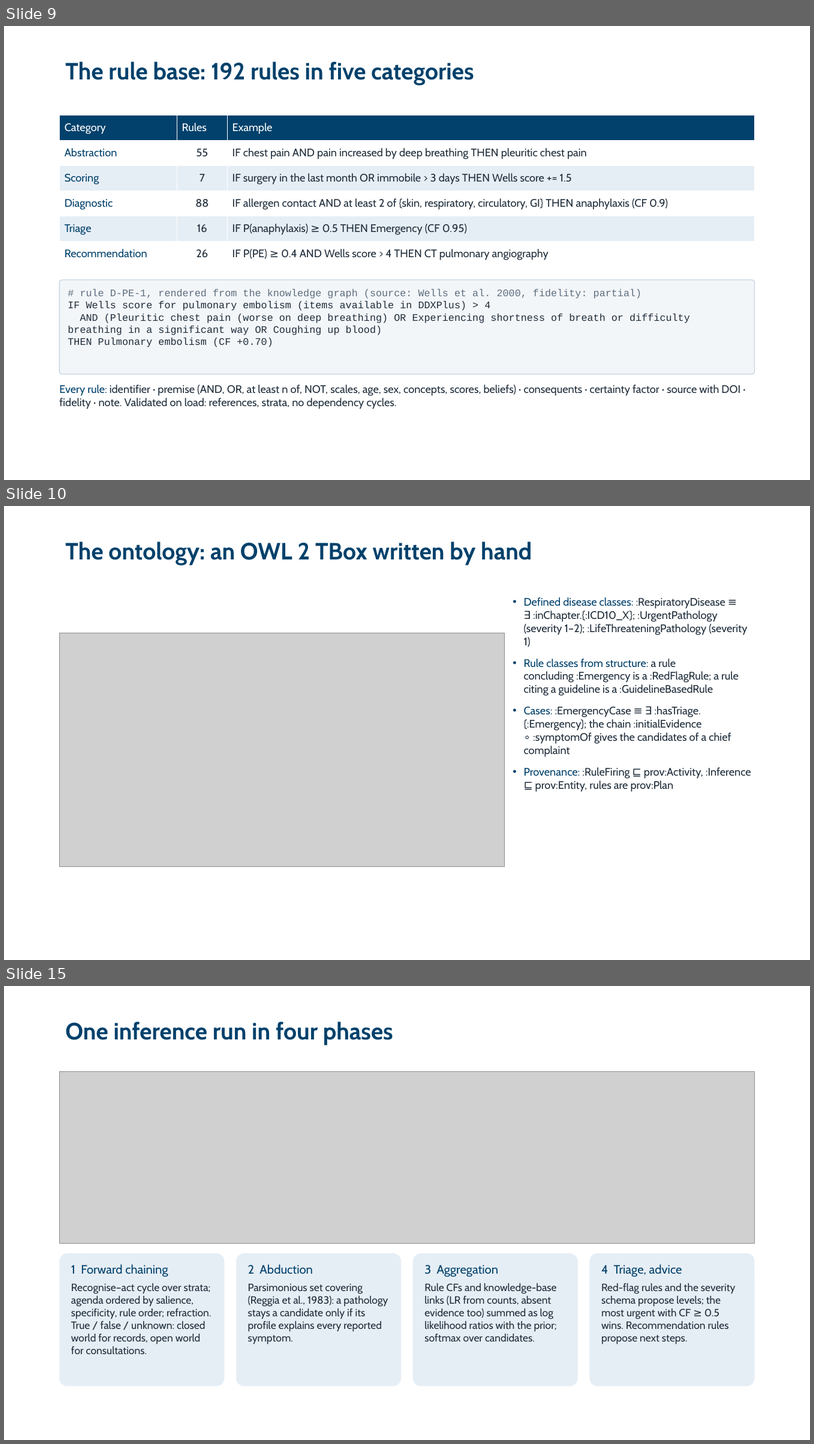
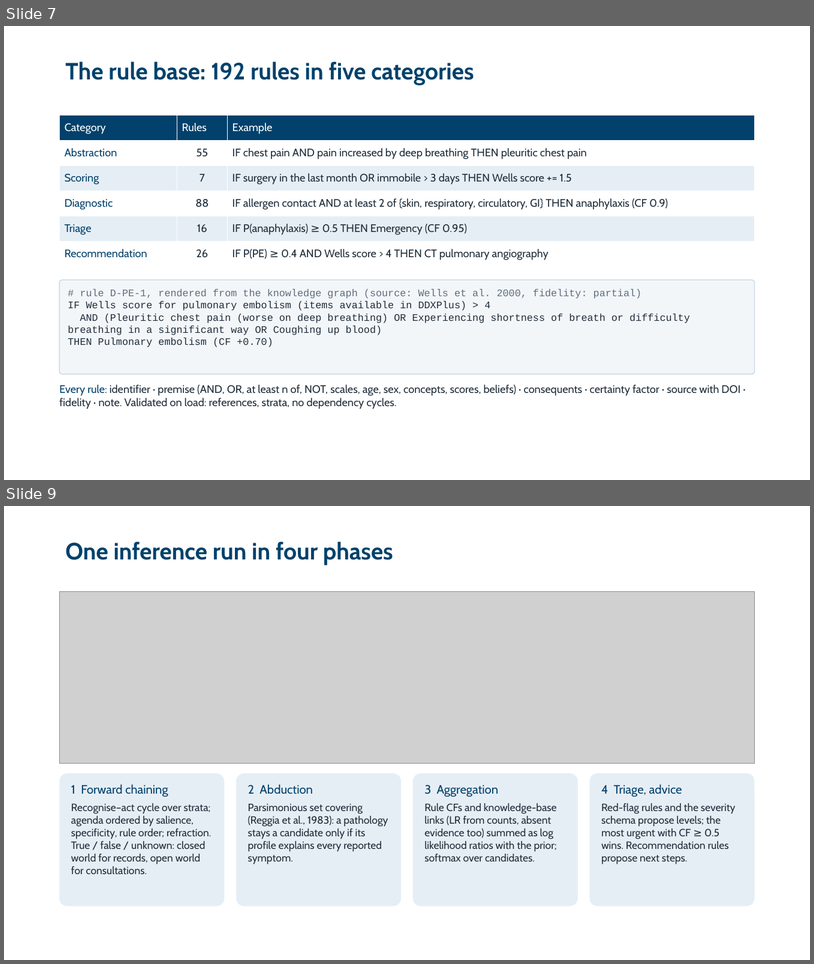
Before and after one commit to zidanarsyad/ddx-expert-system, a slide deck: docs/slides.pptx. Shown one above the other, each under a label of ours: slides 9, 10 and 15 before the commit, slides 7 and 9 after it; the slides between them are not shown. The pictures are 814x1444 and 814x964 pixels, drawn with LibreOffice and Linux fonts; fonts in the diff are those of the drawing; grey boxes stand for pictures; background and template pictures are left out. Boxes give left, top, right and bottom in pixels: in the first picture for what was removed or moved away, otherwise in the second. Text is boxed around its words. In the diff, an @@ line names an element or a change of style, - is before the commit and + after.

```diff
--- a/docs/slides.pptx
+++ b/docs/slides.pptx
@@ slide 10 removed at bbox=[4, 506, 810, 960], background picture (left out) @@
@@ title removed at bbox=[65, 541, 532, 565] @@
-The ontology: an OWL 2 TBox written by hand
@@ text removed at bbox=[524, 597, 752, 791] @@
-• Defined disease classes: :RespiratoryDisease ≡ ∃ :inChapter.{:ICD10_X}; :UrgentPathology (severity 1–2); :LifeThreateningPathology (severity 1)
-• Rule classes from structure: a rule concluding :Emergency is a :RedFlagRule; a rule citing a guideline is a :GuidelineBasedRule
-• Cases: :EmergencyCase ≡ ∃ :hasTriage.{:Emergency}; the chain :initialEvidence ∘ :symptomOf gives the candidates of a chief complaint
-• Provenance: :RuleFiring ⊑ prov:Activity, :Inference ⊑ prov:Entity, rules are prov:Plan
@@ picture removed at bbox=[60, 633, 505, 867] @@
@@ what was slide 9 is now slide 7 @@
@@ what was slide 15 is now slide 9 @@
```
Also in this commit, not shown: 5 slides changed, 1 slide added, 9 other slides removed, 7 other files.
